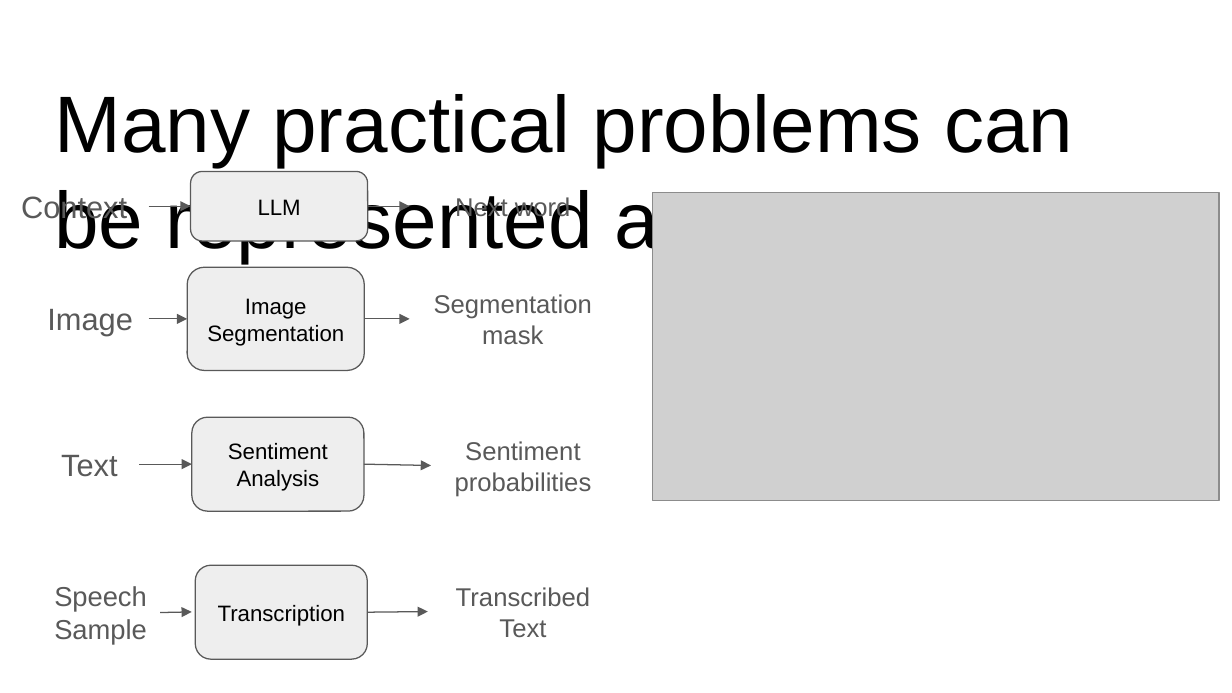
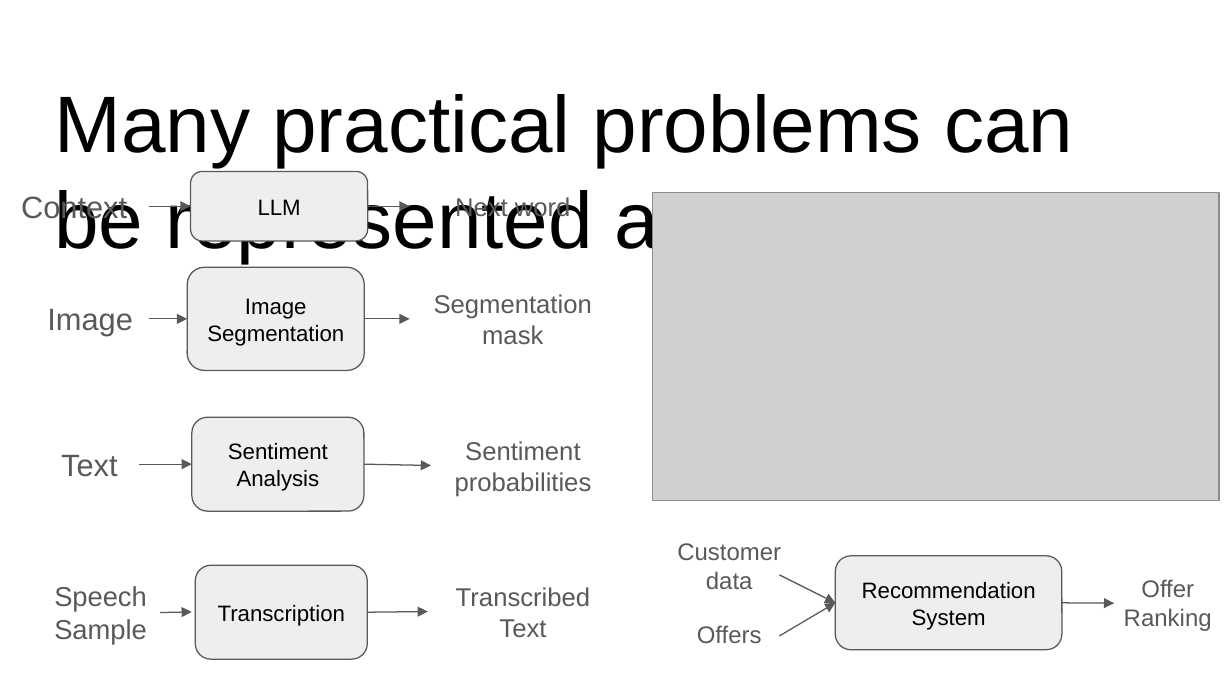
Before and after one commit to ankur6ue/deep-learning-course, a slide deck: slide 4 of Module 1/class_1.1/deep_learning_course_class_1.1.pptx. Drawn at 1232x693 pixels with LibreOffice and Linux fonts; fonts in the diff are those of the drawing; grey boxes stand for pictures. Boxes give left, top, right and bottom in pixels: in the first picture for what was removed or moved away, otherwise in the second. Text is boxed around its words. In the diff, an @@ line names an element or a change of style, - is before the commit and + after.

```diff
--- a/Module 1/class_1.1/deep_learning_course_class_1.1.pptx
+++ b/Module 1/class_1.1/deep_learning_course_class_1.1.pptx
@@ text added at <box>677,543,781,589</box>, 14 pt, text #595959 @@
+Customer data
@@ rounded rectangle added at <box>835,556,1062,649</box>, fill #EEEEEE, outline #595959 0.75 pt, 13 pt, text #000000 @@
+Recommendation System
@@ arrow added from (780, 575) to (835, 602), #595959 0.75 pt @@
@@ text added at <box>1124,579,1212,631</box>, 14 pt, text #595959 @@
+Offer Ranking
@@ text added at <box>697,625,762,643</box>, 14 pt, text #595959 @@
+Offers
@@ arrow added from (780, 636) to (835, 602), #595959 0.75 pt @@
@@ arrow added from (1062, 602) to (1114, 604), #595959 0.75 pt @@
```
Also in this commit, not shown: 5 other slides changed, 1 slide added, 1 slide removed, 1 other file.
